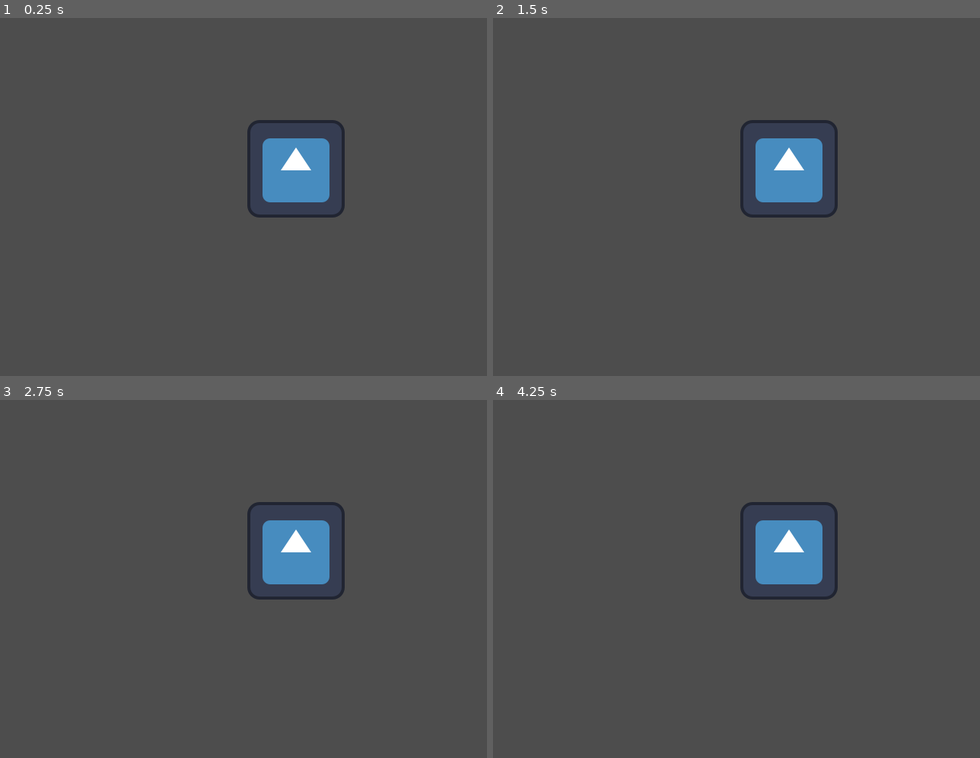
Above: before the commit, frames 1-4 (two rows, left to right).
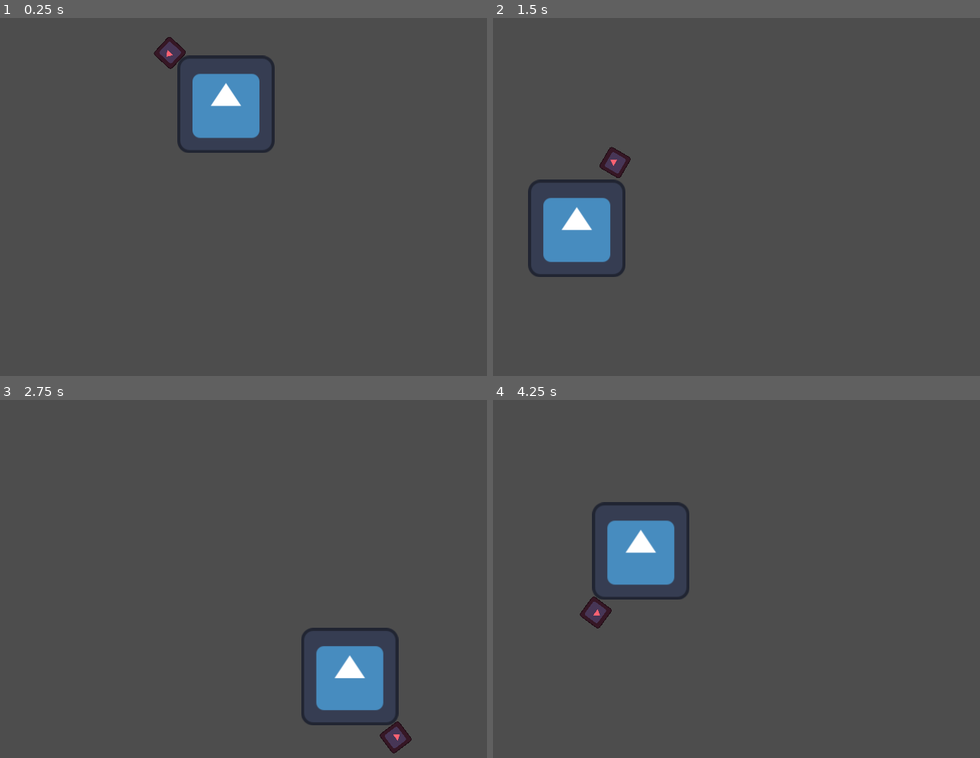
Above: after the commit, the same moments.

Repository: CommandTM/Cat-Race-Tests
Game: Godot game, scene res://Scenes/test.tscn
The game is run twice, just before and just after one commit, with the same random seed, the same clock (stepped at 60 frames per second) and the same inputs. The engine's default icon, where the game draws it, is replaced by a stand-in: a white triangle on a blue panel in a dark square.
Inputs:
- Up to frame 1 (0.25 s): no input
- Up to frame 2 (1.5 s): tap Enter (ui_accept) at 0.5, 0.77 s; hold Right (ui_right) from 0.53 s (still down)
- Up to frame 3 (2.75 s): tap Enter (ui_accept) at 1.52 s; release Right (ui_right) at 2.03 s; hold Left (ui_left) from 2.03 s (still down)
- Up to frame 4 (4.25 s): release Left (ui_left) at 2.78 s; hold Right (ui_right) from 2.78 s (still down); tap Enter (ui_accept) at 3.02, 3.77 s

The runs differ from the first frame. In frame 1, 6.3% of the frame differs, in the area x 31-71%, y 5-56%; in frame 2, 6.5%; in frame 3, 6.5%; in frame 4, 6.5%, in the area x 17-71%, y 28-64%.

Commit message:
Random Bounce

Diff:
--- a/Scenes/test.tscn
+++ b/Scenes/test.tscn
@@ -38,9 +38,21 @@
 [node name="CharacterBody2D" type="CharacterBody2D" parent="."]
 position = Vector2(389, 198)
 script = ExtResource("1_8od7v")
+SPEED = 500.0
+BOUNCE_RANDOMNESS = 0.524
 
 [node name="Sprite2D" type="Sprite2D" parent="CharacterBody2D"]
 texture = ExtResource("1_lc1oi")
 
 [node name="CollisionShape2D" type="CollisionShape2D" parent="CharacterBody2D"]
 shape = SubResource("CircleShape2D_qc4db")
+
+[node name="Spin" type="Node2D" parent="CharacterBody2D"]
+unique_name_in_owner = true
+
+[node name="Direction" type="Sprite2D" parent="CharacterBody2D/Spin"]
+unique_name_in_owner = true
+modulate = Color(1, 0.38319, 0.448732, 1)
+position = Vector2(100, 0)
+scale = Vector2(0.25, 0.25)
+texture = ExtResource("1_lc1oi")
--- a/Scripts/bounce_test.gd
+++ b/Scripts/bounce_test.gd
@@ -1 +1,30 @@
 extends CharacterBody2D
+
+@export var SPEED = 400.0
+@export var BOUNCE_RANDOMNESS = PI/6
+
+var direction: Vector2
+
+@onready var spin: Node2D = %Spin
+@onready var direction_indicate: Sprite2D = %Direction
+
+var rng = RandomNumberGenerator.new()
+
+func _ready() -> void:
+	spin.rotation_degrees = randf_range(0, 360)
+	direction = position.direction_to(direction_indicate.global_position)
+	print(direction)
+	velocity = direction * SPEED
+	print(direction)
+
+
+func _physics_process(delta: float) -> void:
+	velocity = direction * SPEED
+	var collision_info = move_and_collide(velocity * delta)
+	if collision_info:
+		velocity = velocity.bounce(collision_info.get_normal())
+		direction = velocity / SPEED
+		spin.look_at(position+direction)
+		spin.rotate(rng.randf_range(-BOUNCE_RANDOMNESS, BOUNCE_RANDOMNESS))
+		direction = position.direction_to(direction_indicate.global_position)
+		print(direction)
